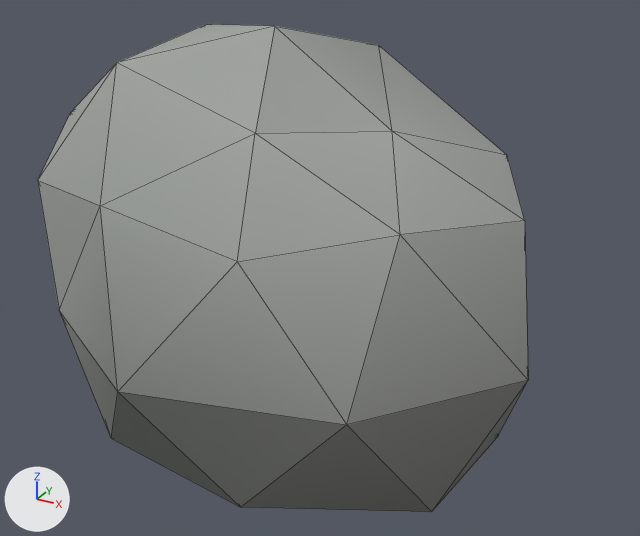
One commit to the Blender file asset_sources/blender/flora/rock_m.blend: the scene before it, then after it.
Both versions are drawn from a 50 mm lens placed at (0.969, -1.572, 1.129), pointed at (0.111, -0.012, 0.349). Arrows for +X, +Y and +Z are at lower left; the lights stay in place. The older version comes first. Mesh edges are drawn as thin lines.

In view in the first picture: 'rock_m'.
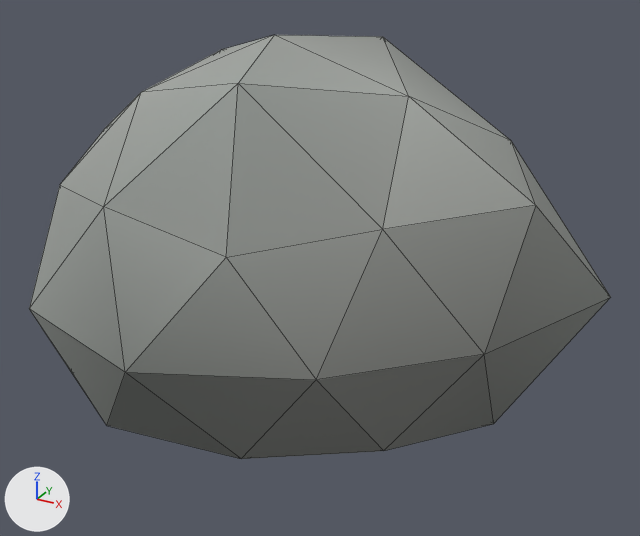
Where the change shows, as pixel boxes (x1, y1, x2, y2) in the pictures (640 x 536 px):
'rock_m', reshaped (19% wider, 13% shorter)
    before: (38, 24, 528, 512)
    after: (29, 35, 611, 459)

Diff of the bpy script that builds the scene:
```diff
--- a/asset_sources/blender/flora/rock_m.blend.py
+++ b/asset_sources/blender/flora/rock_m.blend.py
@@ me_icosphere @@
 # used by ob_rock_m; location = (0.0, 0.0, 0.0)
-me_icosphere.from_pydata(...)  # 42 vertices, 80 faces; spans x -0.585..0.627, y -0.555..0.456, z 0.0..0.856
+me_icosphere.from_pydata(...)  # 42 vertices, 80 faces; spans x -0.548..0.692, y -0.531..0.548, z 0.0..0.838
+# me_icosphere part 1: 41 of 42 vertices moved; they spanned x -0.585..0.627, y -0.555..0.456, z 0.002..0.856 and now span x -0.548..0.692, y -0.531..0.548, z 0.023..0.838; mean shift (0.001, 0.017, 0.018); largest move (0.523, 0.138, 0.294) -> (0.692, 0.204, 0.321)
 me_icosphere.materials.append(mat_m_rock_m)
```
